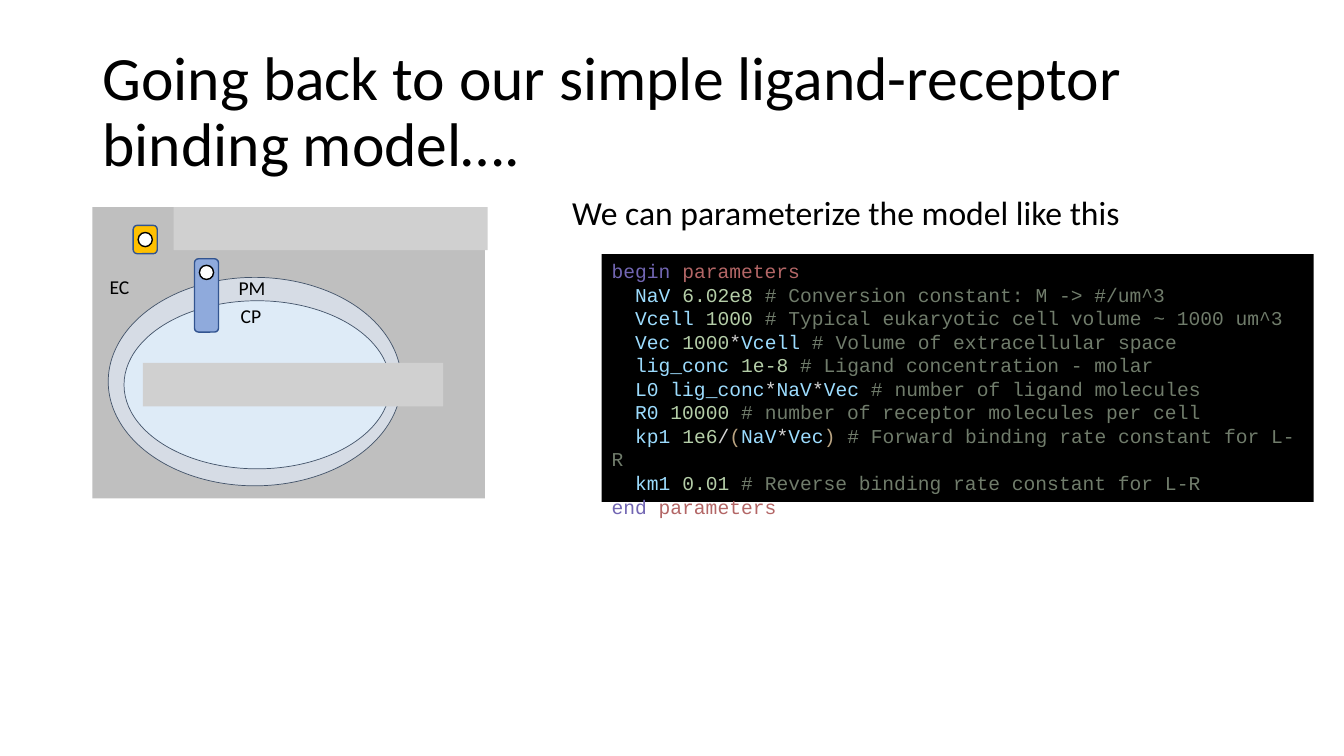
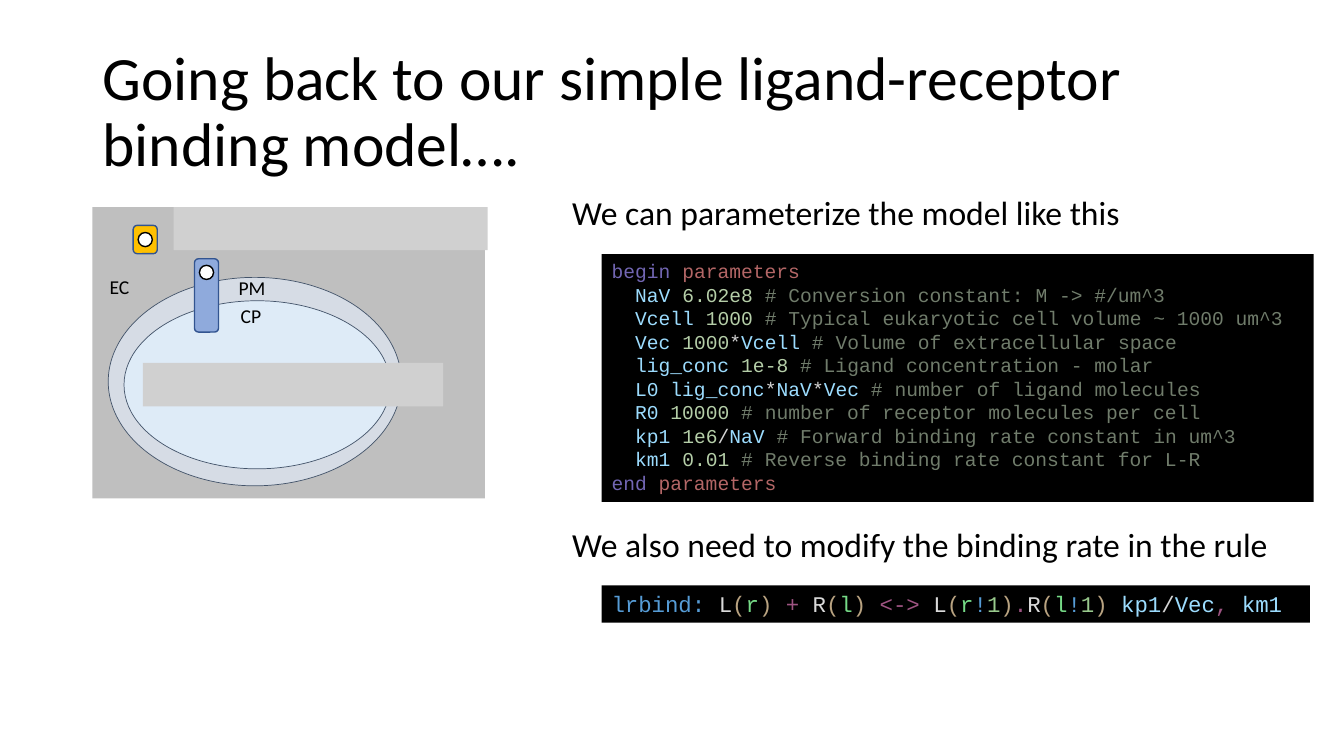
Before and after one commit to mcellteam/Workshop_2022, a slide deck: slide 10 of bionetgen/slides/CMW2022-Units&Compartments.pptx. Drawn at 1344x756 pixels with LibreOffice and Linux fonts; fonts in the diff are those of the drawing; grey boxes stand for pictures. Boxes give left, top, right and bottom in pixels: in the first picture for what was removed or moved away, otherwise in the second. Text is boxed around its words. In the diff, an @@ line names an element or a change of style, - is before the commit and + after.

Commit message:
Updated models with units and compartments

```diff
--- a/bionetgen/slides/CMW2022-Units&Compartments.pptx
+++ b/bionetgen/slides/CMW2022-Units&Compartments.pptx
@@ text in rectangle at box(635, 429, 1236, 447): text changed @@
-kp1 1e6/(NaV*Vec) # Forward binding rate constant for L-R
+kp1 1e6/NaV # Forward binding rate constant in um^3
@@ text added at box(572, 533, 1268, 563), 24 pt, text #000000 @@
+We also need to modify the binding rate in the rule
@@ rectangle added at box(602, 586, 1311, 623), fill #000000, 16 pt, text #569CD6 @@
+lrbind: L(r) + R(l) <-> L(r!1).R(l!1) kp1/Vec, km1
```
Also in this commit, not shown: 1 other slide changed, 2 slides added, 1 slide removed, 35 other files.
